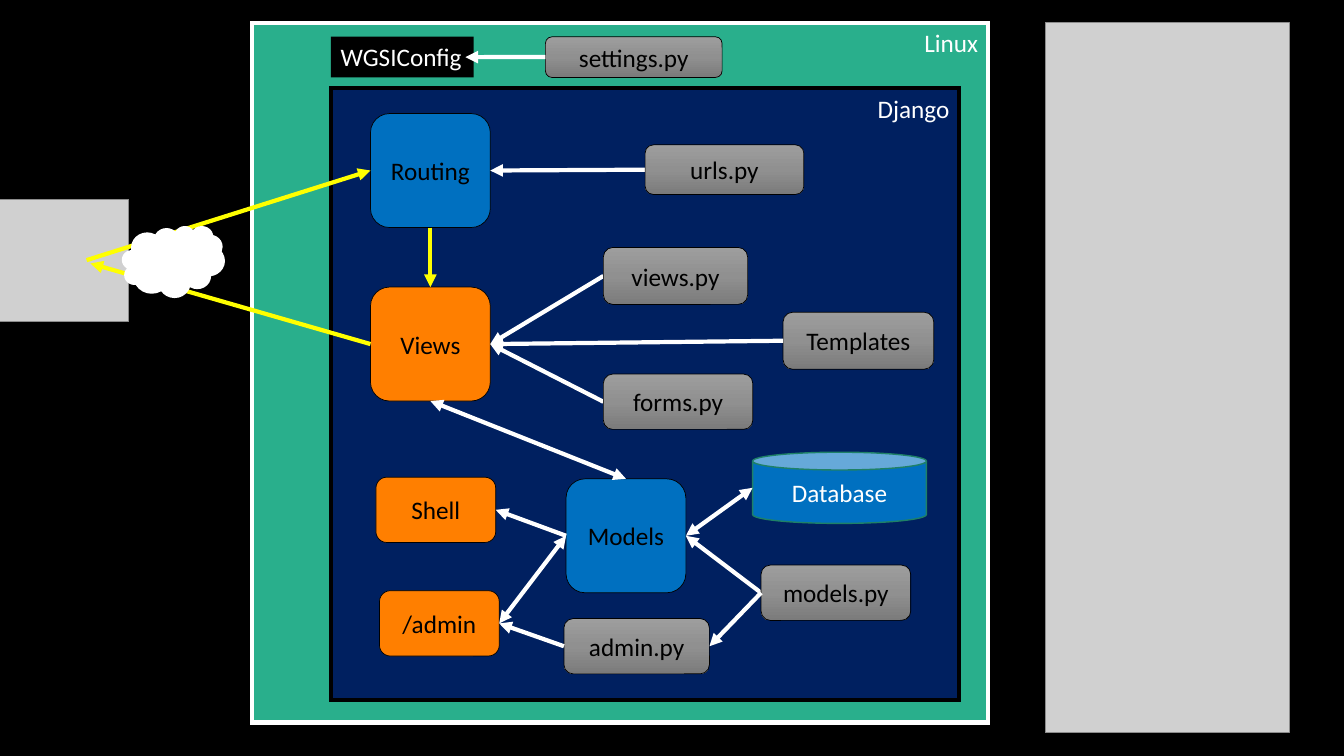
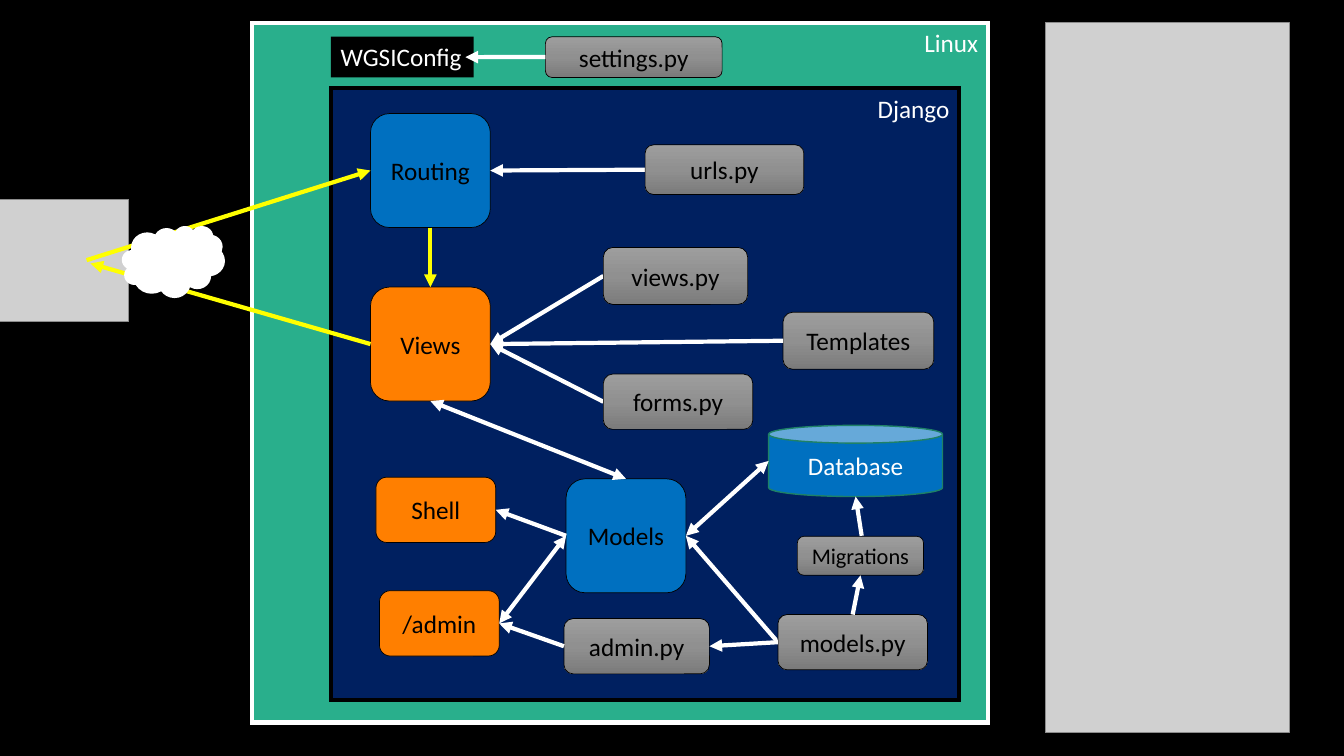
Before and after one commit to csev/dj4e, a slide deck: slide 3 of lectures/bigpicture.pptx. Drawn at 1344x756 pixels with LibreOffice and Linux fonts; fonts in the diff are those of the drawing; grey boxes stand for pictures. Boxes give left, top, right and bottom in pixels: in the first picture for what was removed or moved away, otherwise in the second. Text is boxed around its words. In the diff, an @@ line names an element or a change of style, - is before the commit and + after.

```diff
--- a/lectures/bigpicture.pptx
+++ b/lectures/bigpicture.pptx
@@ cylinder "Database": place and size @@
-cylinder "Database" at box(753, 453, 927, 524)
+cylinder "Database" at box(769, 425, 943, 497)
@@ double arrow moved from (753, 488) - (686, 536) to (769, 461) - (686, 536) @@
@@ arrow added from (862, 536) to (856, 497), #FFFFFF 3 pt @@
@@ arrow moved from (761, 593) - (686, 536) to (778, 642) - (686, 536) @@
@@ rounded rectangle added at box(798, 536, 924, 576), fill gradient #9D9D9D to #909090 to #7C7C7C, outline #000000 0.5 pt, 16 pt, text #000000 @@
+Migrations
@@ arrow added from (853, 615) to (861, 576), #FFFFFF 3 pt @@
@@ rounded rectangle "models.py": place and size @@
-rounded rectangle "models.py" at box(761, 566, 910, 621)
+rounded rectangle "models.py" at box(778, 615, 928, 670)
@@ arrow moved from (761, 593) - (710, 646) to (778, 642) - (710, 646) @@
```
Also in this commit, not shown: 1 other file.
